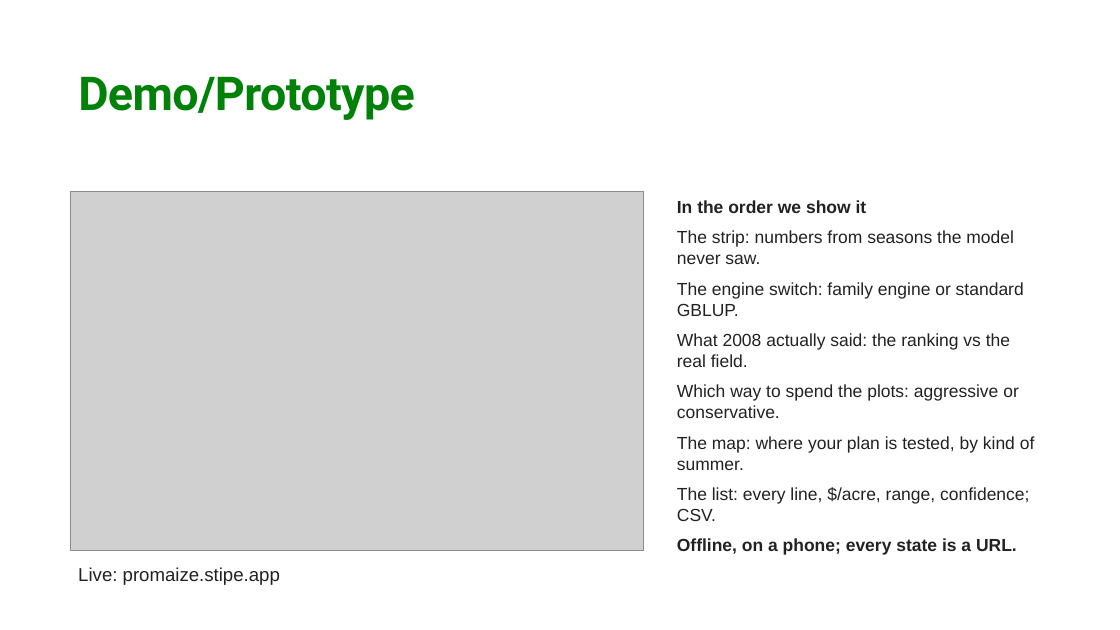
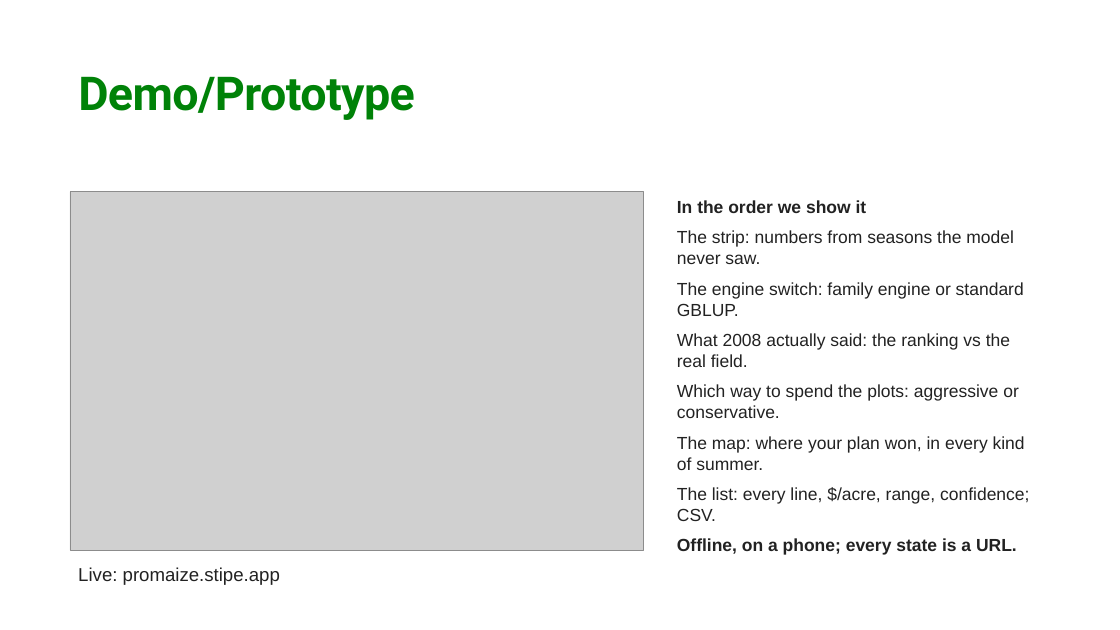
Before and after one commit to Ouroboros505/sydag-2026, a slide deck: slide 7 of docs/ProMaize_deck.pptx. Drawn at 1120x630 pixels with LibreOffice and Linux fonts; fonts in the diff are those of the drawing; grey boxes stand for pictures; background and template pictures are left out. Boxes give left, top, right and bottom in pixels: in the first picture for what was removed or moved away, otherwise in the second. Text is boxed around its words. In the diff, an @@ line names an element or a change of style, - is before the commit and + after.

Commit message:
Deck, README, audit checklist and screenshots: the map of where the plan won, and the data menu

```diff
--- a/docs/ProMaize_deck.pptx
+++ b/docs/ProMaize_deck.pptx
@@ text at (677, 436, 1025, 470): text changed @@
-The map: where your plan is tested, by kind of summer.
+The map: where your plan won, in every kind of summer.
```
Also in this commit, not shown: 1 other slide changed, 2 other files.
